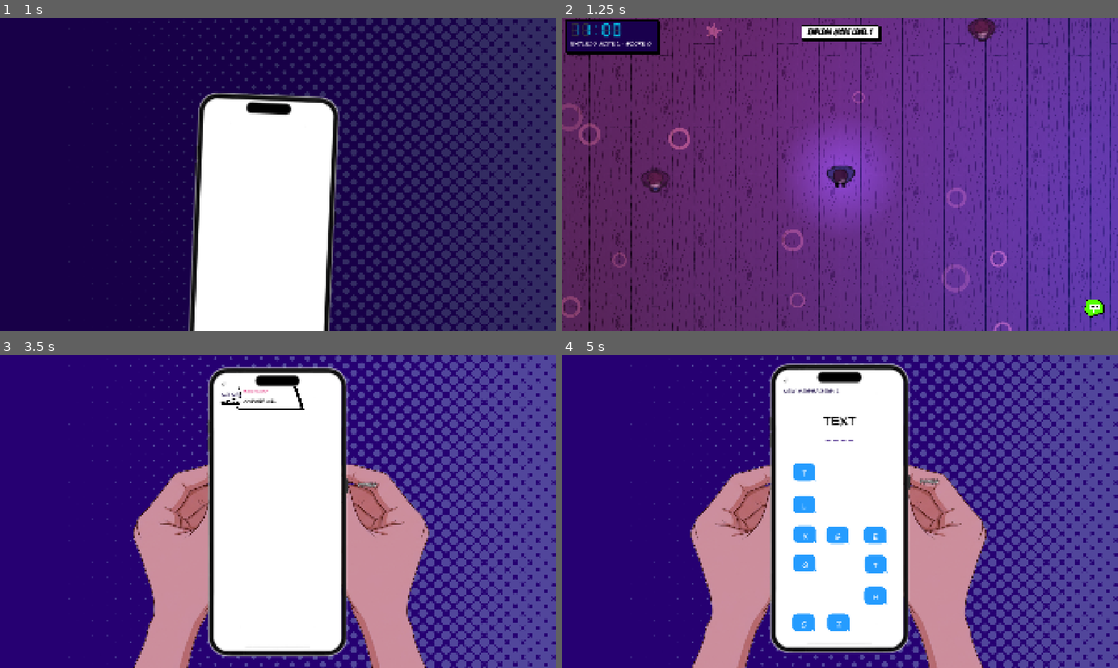
Above: before the commit, frames 1-4 (two rows, left to right).
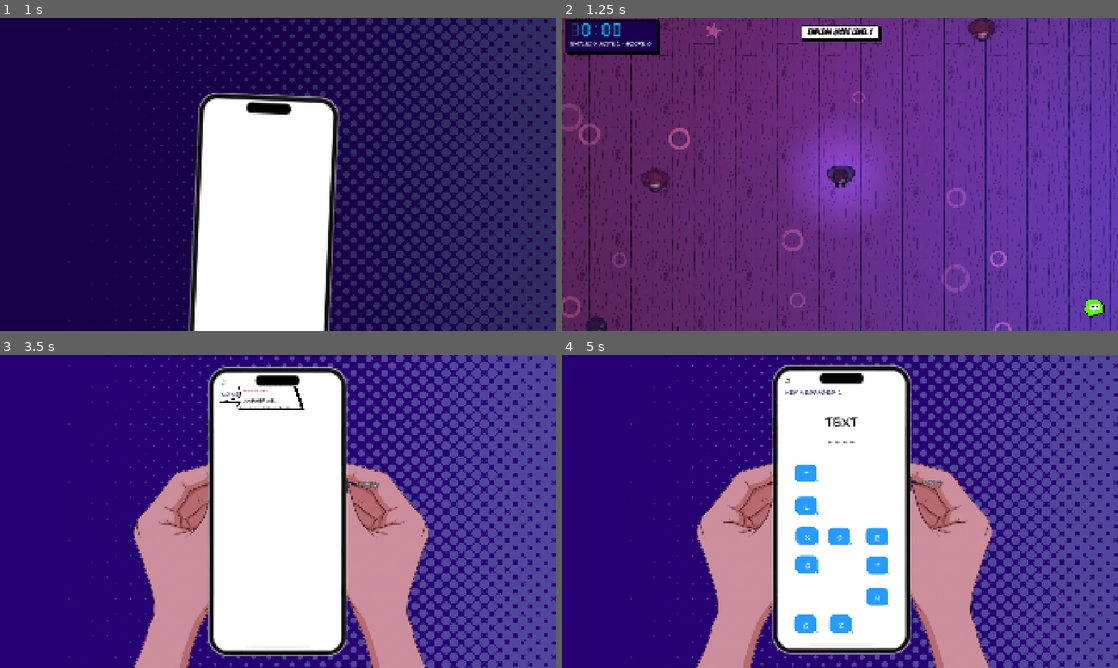
Above: after the commit, the same moments.

Repository: xyur2/DLQ
Game: Godot game, scene res://scenes/menu/menu.tscn
The game is run twice, just before and just after one commit, with the same random seed, the same clock (stepped at 60 frames per second) and the same inputs.
Inputs (mouse positions are in pixels of both pictures, inside the frame that each line leads up to):
- Up to frame 1 (1 s): click "ENDLESS MODE" at 0.5 s
- Up to frame 2 (1.25 s): no input
- Up to frame 3 (3.5 s): tap Enter at 1.25 s; move the mouse to (533, 646) at 1.27 s; hold D (move_right) 1.28-2.03 s; hold E (interact) 1.28-2.03 s; click (533, 646) at 1.42 s; move the mouse to (166, 527) at 2.02 s; hold S (move_down) 2.03-2.78 s; tap N (next_level) at 2.1 s; move the mouse to (333, 442) at 2.77 s; hold D (move_right) from 2.78 s (still down); hold Q (open_phone) from 2.78 s (still down)
- Up to frame 4 (5 s): move the mouse to (823, 398) at 3.52 s; release D (move_right) at 3.53 s; release Q (open_phone) at 3.53 s; hold W (move_up) 3.53-4.28 s; tap Z at 3.6 s; click (823, 398) at 3.67 s; move the mouse to (1006, 558) at 4.27 s; hold A (move_left) from 4.28 s (still down); hold E (interact) from 4.28 s (still down)

Frame 1 is identical in both runs. In frame 2, 0.2% of the frame differs, in the area x 3-9%, y 1-100%; in frame 3, 1.1%; in frame 4, 8.8%, in the area x 23-78%, y 2-100%.

Commit message:
스테이지별 최고 점수, 레벨별 시계, 춤 5초, 무한 모드 인원 증가
- 스테이지(레벨 1~9, 무한 모드)마다 최고 점수를 user://records.cfg에 저장하고 종료 화면·레벨 선택에 표시
- 시계: 레벨 1은 10시→11시, 레벨마다 1시간씩 진행 (12시간제), 무한 모드도 10시 시작
- 춤추는 시간 3초 → 5초
- 무한 모드 시작 인원 12 → 18명
- 레벨 선택 화면 메시지가 더 빨리 도착 (첫 대기 1.2 → 0.5초, 간격 0.9 → 0.45초)

Co-Authored-By: Claude Opus 5.5 <noreply@anthropic.com>

Diff:
--- a/scenes/menu/menu.tscn
+++ b/scenes/menu/menu.tscn
@@ -406,6 +406,16 @@
 mouse_filter = 2
 theme_override_constants/separation = 16
 
+[node name="Best" type="Label" parent="Zoomed/Levels"]
+layout_mode = 0
+offset_top = 612.0
+offset_right = 420.0
+offset_bottom = 650.0
+theme_override_colors/font_color = Color(0, 0, 0, 1)
+theme_override_font_sizes/font_size = 26
+text = "Best -"
+horizontal_alignment = 1
+
 [node name="Hint" type="Label" parent="Zoomed/Levels"]
 layout_mode = 0
 offset_top = 650.0
--- a/scripts/end_screen.gd
+++ b/scripts/end_screen.gd
@@ -55,7 +55,7 @@
     _setup_panels(String(STORY_NAMES[reason]))
     _setup_buttons(reason)
     _setup_stamp(reason)
-    _info.text = '%s\n%s - Score %d' % [LINES[reason], GameState.get_level_label(), GameState.score]
+    _info.text = '%s\n%s - Score %d\n%s' % [LINES[reason], GameState.get_level_label(), GameState.score, _best_text()]
     _info.visible = false
     var tween: Tween = create_tween()
     tween.tween_property(self, 'modulate:a', 1.0, FADE_SEC)
@@ -65,6 +65,15 @@
     tween.tween_callback(_show_stamp)
     tween.tween_interval(GameConfig.END_STAMP_SEC + 0.3)
     tween.tween_callback(_finish)
+
+
+## 최고 점수 줄. 테스트 맵은 기록하지 않으므로 비운다.
+func _best_text() -> String:
+    if GameState.get_record_key() == '':
+        return ''
+    if GameState.new_record:
+        return 'NEW BEST!'
+    return 'Best %d' % GameState.best_score
 
 
 func _setup_panels(story: String) -> void:
--- a/scripts/game_config.gd
+++ b/scripts/game_config.gd
@@ -107,8 +107,8 @@
 const CIRCLE_SCARE_SEC: float = 1.5           # 이후 공포 효과 시간, 끝나면 게임 종료
 
 # 춤추기: 조명(light 소품)이 비추는 바닥(어그로 지점) 안에서 E를 누르면 가까운 사람 한 명과 춤춘다. 조명 하나에 한 번.
-const DANCE_SEC: float = 3.0                  # 춤추는 동안 아무것도 할 수 없는 시간(초)
-const DANCE_TURNS: float = 1.0                # 춤추는 동안 플레이어와 짝이 둘 사이 가운데를 도는 바퀴 수 (정수면 제자리로 돌아옴). 3초에 한 바퀴
+const DANCE_SEC: float = 5.0                  # 춤추는 동안 아무것도 할 수 없는 시간(초)
+const DANCE_TURNS: float = 1.0                # 춤추는 동안 플레이어와 짝이 둘 사이 가운데를 도는 바퀴 수 (정수면 제자리로 돌아옴). 5초에 한 바퀴
 const DANCE_CAMERA_RETURN_SEC: float = 0.35   # 춤이 끝난 뒤 카메라가 가운데에서 플레이어에게 돌아오는 시간
 const DANCE_SCORE: int = 150                  # 춤 한 번 점수 (답장 최고 100, 반응 처음 10)
 const DANCE_SPOT_RADIUS: float = 110.0        # 조명이 비추는 바닥 반경. 플레이어 중심이 이 안이어야 춤출 수 있음
@@ -139,7 +139,8 @@
     'playlist': {'name': 'Playlist', 'radius': PLAYLIST_RADIUS, 'cooldown': PLAYLIST_COOLDOWN, 'color': Color(0.45, 0.6, 0.85), 'icon_size': 150.0, 'whole_room': true},
 }
 
-const SURVIVE_TIME: float = 180.0
+const SURVIVE_TIME: float = 180.0             # 게임 시간 1시간. 레벨 n은 시계로 (CLOCK_START_HOUR + n − 1)시부터 1시간
+const CLOCK_START_HOUR: int = 10              # 레벨 1(과 무한 모드)이 시작하는 시각. 시계는 12시간제 (12시 다음은 1시)
 const MAX_DM_STAGE: int = 10
 const ALERT_RADIUS: float = 260.0
 const TENSION_WEIGHT_PROXIMITY: float = 0.7
@@ -216,11 +217,11 @@
 # 무한 모드. 방과 벽 없이 상하좌우로 끝없이 이어진 바닥(ENDLESS_SCENE).
 # 사람과 소품은 플레이어 둘레 구역(ENDLESS_ZONE_HALF) 안, 화면 밖에서 생기고, 구역에서 멀어지고 화면 밖이면 사라진다.
 # 소품은 한 번 쓰면 사라진다. 게임 시간 1시간(ENDLESS_LEVEL_SEC, 시계 1시간)마다 무한 레벨이 오른다.
-# 무한 레벨 n의 사람 수 = START + STEP × (n − 1), 레벨 11에서 상한(40명).
+# 무한 레벨 n의 사람 수 = START + STEP × (n − 1), 레벨 9에서 상한(40명).
 # DM 주기·쉬는 시간, 답장 문구, 글자 풍선 간격, 섞이는 글자는 일반 레벨 n(9 이상이면 레벨 9)과 같다. DM 주기는 레벨 5에서 상한.
 const ENDLESS_SCENE: String = 'res://scenes/top_view/levels/endless.tscn'
 const ENDLESS_LEVEL_SEC: float = 180.0          # 게임 시간 1시간 (SURVIVE_TIME과 같음)
-const ENDLESS_NPC_START: int = 12               # 구역 안 사람 수
+const ENDLESS_NPC_START: int = 18               # 구역 안 사람 수 (무한 레벨 1)
 const ENDLESS_NPC_STEP: int = 3
 const ENDLESS_NPC_MAX: int = 40
 const ENDLESS_FOLLOWER_MAX: int = 3             # 따라오는 사람. 1명에서 3레벨마다 +1
@@ -286,10 +287,10 @@
 const MENU_NOTIFY_INTERVAL: float = 1.5       # 메인 메뉴에서 알림이 오르는 간격(초). 조작과 상관없음
 const MENU_CREDITS_SEC: float = 4.0           # 전원 버튼을 누른 뒤 개발진 정보를 보여 주는 시간
 const MENU_PHONE_ZOOM_SEC: float = 0.6        # 휴대폰이 가운데로 와서 커지는 시간
-const MENU_MESSAGE_FIRST_DELAY: float = 1.2   # 레벨 선택 화면에서 첫 메시지가 오기 전 비어 있는 시간
+const MENU_MESSAGE_FIRST_DELAY: float = 0.5   # 레벨 선택 화면에서 첫 메시지가 오기 전 비어 있는 시간
 const MENU_MESSAGES: Array = ['Where are you?', 'Should I come over?', 'Why no reply?']
 const MENU_MESSAGE_MAX: int = 4               # 레벨 선택 화면 메시지 최대 개수. 말풍선 4개까지 들어감
-const MENU_MESSAGE_INTERVAL: float = 0.9      # 레벨 선택 화면에 메시지가 하나씩 도착하는 간격
+const MENU_MESSAGE_INTERVAL: float = 0.45     # 레벨 선택 화면에 메시지가 하나씩 도착하는 간격
 const MENU_MESSAGE_HOLD: float = 2.2          # 다 도착한 뒤 비우고 다시 시작하기까지
 const MENU_ICON_DELAY: float = 0.25           # 홈으로 돌아와 휴대폰이 멈춘 뒤 아이콘이 나타나기 시작할 때까지
 const MENU_ICON_FADE_SEC: float = 0.7         # 아이콘이 나타나는 시간
--- a/scripts/game_state.gd
+++ b/scripts/game_state.gd
@@ -43,6 +43,8 @@
 var endless_level: int = 1         # 무한 모드 레벨. 게임 시간 1시간마다 오른다
 var level_title_left: float = 0.0  # 위쪽 알림에 레벨 이름을 보여 줄 남은 시간 (시작할 때, 무한 레벨이 오를 때)
 var score: int = 0
+var best_score: int = 0            # 이 스테이지의 최고 점수 (ScoreRecords). 판이 끝날 때 갱신된다
+var new_record: bool = false       # 이번 판이 최고 점수를 갱신했는지
 var stun_left: float = 0.0
 var dance_left: float = 0.0        # 춤추는 남은 시간. 이 동안 행동 불가
 var slow_dance_active: bool = false
@@ -77,6 +79,8 @@
     tremor_closeness = 0.0
     _dm_timer = float(cfg['dm_interval'])
     score = 0
+    best_score = ScoreRecords.get_best(get_record_key())
+    new_record = false
     stun_left = 0.0
     dance_left = 0.0
     slow_dance_active = false
@@ -295,17 +299,31 @@
     return String(GameConfig.DM_BADGE_TEXT[mini(dm_stage, GameConfig.MAX_DM_STAGE)])
 
 
-## 왼쪽 위 시각. 180초 동안 11h 00 → 12h 00.
+## 최고 점수를 저장하는 키. 테스트 맵은 ''(저장하지 않음).
+func get_record_key() -> String:
+    if endless_mode:
+        return ScoreRecords.ENDLESS_KEY
+    return '' if test_level else ScoreRecords.level_key(level_index)
+
+
+## 이 판이 시작하는 시각(시). 레벨 1은 10시, 레벨 2는 11시 … 레벨마다 1시간씩 진행된다. 무한 모드와 테스트 맵은 10시.
+func get_start_hour() -> int:
+    if endless_mode or test_level:
+        return GameConfig.CLOCK_START_HOUR
+    return GameConfig.CLOCK_START_HOUR + level_index
+
+
+## 왼쪽 위 시각(12시간제). SURVIVE_TIME초 동안 1시간이 지난다. 예: 레벨 1은 10h 00 → 11h 00.
+## 무한 모드는 멈추지 않고 계속 흐른다 (1시간 = ENDLESS_LEVEL_SEC).
 func get_clock_text() -> String:
+    var minutes: int
     if endless_mode:
-        # 무한 모드는 12시에서 멈추지 않고 계속 흐른다 (1시간 = ENDLESS_LEVEL_SEC).
-        var total_minutes: int = floori(elapsed_time / GameConfig.ENDLESS_LEVEL_SEC * 60.0)
-        return '%02dh %02d' % [(11 + floori(total_minutes / 60.0)) % 24, total_minutes % 60]
-    var ratio: float = clampf(elapsed_time / GameConfig.SURVIVE_TIME, 0.0, 1.0)
-    var minutes: int = int(ratio * 60.0)
-    if minutes >= 60:
-        return '12h 00'
-    return '11h %02d' % minutes
+        minutes = floori(elapsed_time / GameConfig.ENDLESS_LEVEL_SEC * 60.0)
+    else:
+        minutes = mini(floori(clampf(elapsed_time / GameConfig.SURVIVE_TIME, 0.0, 1.0) * 60.0), 60)
+    var total: int = get_start_hour() * 60 + minutes
+    var hour: int = posmod(floori(total / 60.0) - 1, 12) + 1
+    return '%02dh %02d' % [hour, total % 60]
 
 
 func set_debug(enabled: bool) -> void:
@@ -408,4 +426,7 @@
         return
     end_reason = reason
     state = State.WON if reason == EndReason.SURVIVED else State.GAME_OVER
+    new_record = ScoreRecords.submit(get_record_key(), score)
+    if new_record:
+        best_score = score
     game_ended.emit(reason)
--- a/scripts/menu_screen.gd
+++ b/scripts/menu_screen.gd
@@ -47,6 +47,7 @@
 @onready var _settings: Control = $Zoomed/Settings
 @onready var _messages: VBoxContainer = $Zoomed/Levels/Messages
 @onready var _level_name: Label = $Zoomed/Levels/LevelName
+@onready var _best: Label = $Zoomed/Levels/Best
 @onready var _hint: Label = $Zoomed/Levels/Hint
 @onready var _start: Button = $Zoomed/Levels/Start
 @onready var _previous: Button = $Zoomed/Previous
@@ -272,6 +273,8 @@
 func _refresh_level() -> void:
     _title.text = 'Level %d' % (_level + 1)
     _level_name.text = String(GameConfig.LEVELS[_level]['title']).get_slice(': ', 1)
+    var best: int = ScoreRecords.get_best(ScoreRecords.level_key(_level))
+    _best.text = 'Best %d' % best if best > 0 else 'Best -'
     _previous.visible = _level > 0
     _next.visible = _level < GameConfig.LEVELS.size() - 1
     _clear_messages()
--- /dev/null
+++ b/scripts/score_records.gd
@@ -0,0 +1,35 @@
+class_name ScoreRecords
+extends RefCounted
+## 스테이지마다 최고 점수. user://records.cfg에 저장한다.
+## 키: 일반 레벨은 'level_1' ~ 'level_9'(화면 번호), 무한 모드는 'endless'. 테스트 맵은 저장하지 않는다.
+
+const SAVE_PATH: String = 'user://records.cfg'
+const SECTION: String = 'best_score'
+const ENDLESS_KEY: String = 'endless'
+
+static var _file: ConfigFile = null
+
+
+static func level_key(level_index: int) -> String:
+	return 'level_%d' % (level_index + 1)
+
+
+static func get_best(key: String) -> int:
+	return int(_load().get_value(SECTION, key, 0))
+
+
+## 최고 점수보다 높으면 저장하고 true를 돌려준다. 0점은 기록하지 않는다.
+static func submit(key: String, score: int) -> bool:
+	if key == '' or score <= 0 or score <= get_best(key):
+		return false
+	var file: ConfigFile = _load()
+	file.set_value(SECTION, key, score)
+	file.save(SAVE_PATH)
+	return true
+
+
+static func _load() -> ConfigFile:
+	if _file == null:
+		_file = ConfigFile.new()
+		_file.load(SAVE_PATH)   # 파일이 없으면 빈 채로 둔다
+	return _file
Not shown, added: scripts/score_records.gd.uid
